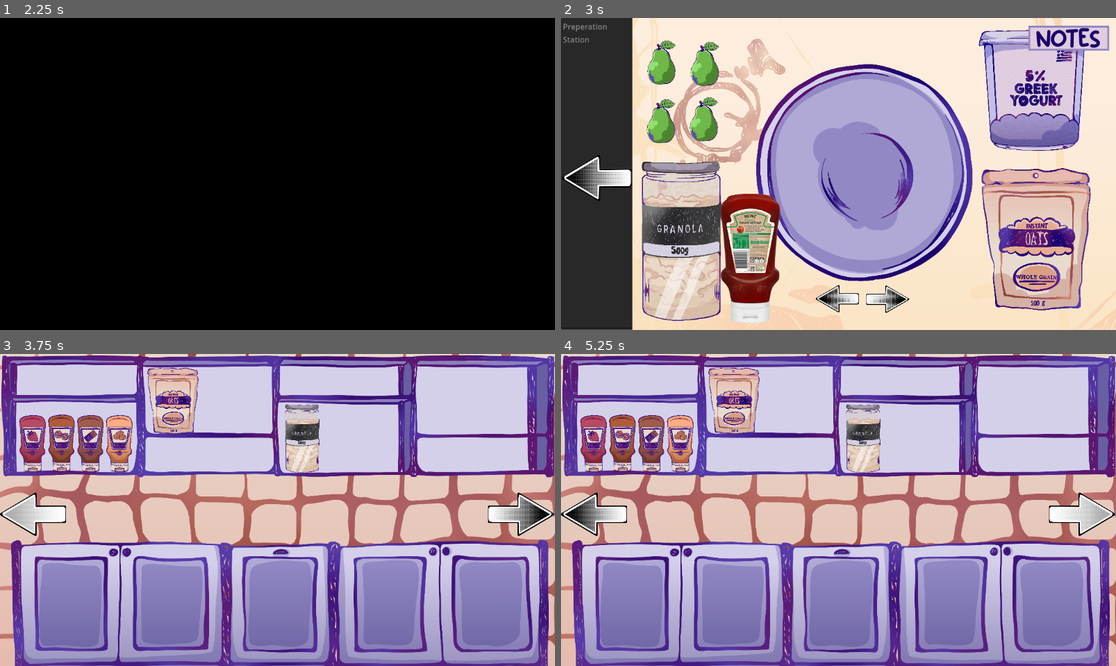
Above: before the commit, frames 1-4 (two rows, left to right).
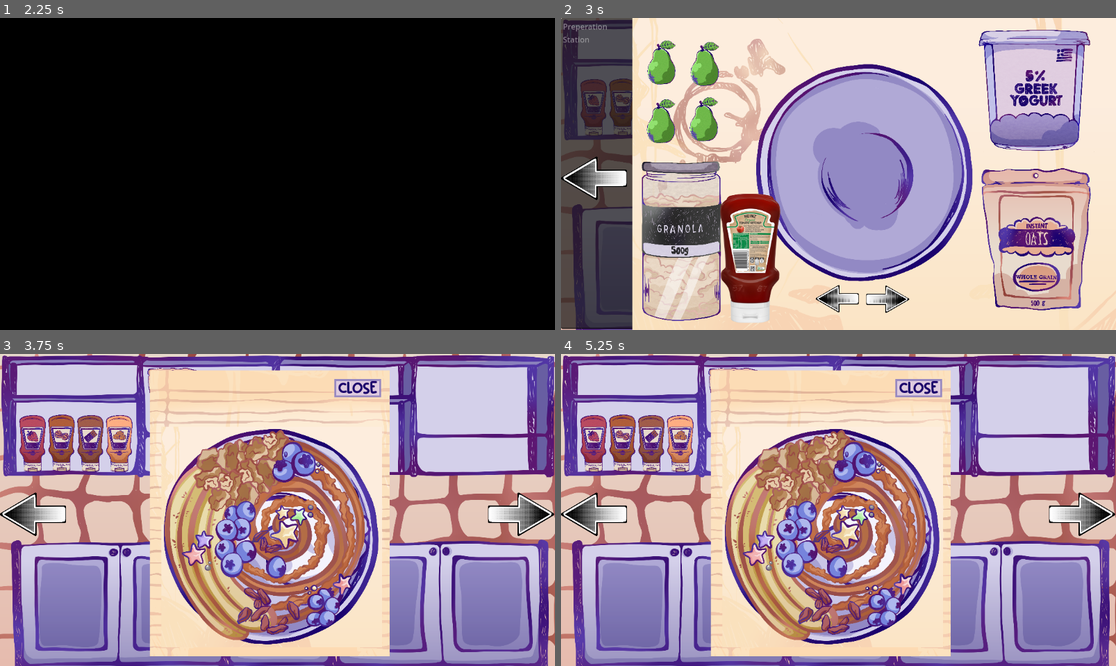
Above: after the commit, the same moments.

Repository: authenticBloodshed/gOATmeal
Game: Godot game, scene res://MainMenu.tscn
Same seed, same stepped clock (60 frames per second), same inputs: the game is played once before the commit and once after it.
Inputs (mouse positions are in pixels of both pictures, inside the frame that each line leads up to; where the layout moved, square brackets give the same spot in the first picture):
- Up to frame 1 (2.25 s): click "START" at 0.5 s; click "START" at 1.25 s; click "START" at 2 s
- Up to frame 2 (3 s): click (1082, 180) at 2.75 s
- Up to frame 3 (3.75 s): click (33, 516) at 3.52 s
- Up to frame 4 (5.25 s): click (594, 516) at 4.25 s; click (1082, 516) [1054, 519] at 5 s

Frame 1 is identical in both runs. In frame 2, 10% of the frame differs, in the area x 0-99%, y 0-100%; in frame 3, 37%; in frame 4, 37%, in the area x 26-100%, y 5-97%.

Commit message:
Button Bug Fixes
Fixed bugs in buttons

Diff:
--- a/Fridge.gd
+++ b/Fridge.gd
@@ -7,9 +7,6 @@
 var hasItem6 = false
 var hasItem7 = false
 var hasItem8 = false
-
-func _on_pantry_button_pressed():
-	get_tree().change_scene_to_file("res://game.tscn")
 
 func _on_item_1_pressed():
 	hasItem1 == true
--- a/Fridge.tscn
+++ b/Fridge.tscn
@@ -1,14 +1,10 @@
-[gd_scene load_steps=10 format=3 uid="uid://dvueuso1kqybe"]
+[gd_scene load_steps=6 format=3 uid="uid://dvueuso1kqybe"]
 
 [ext_resource type="Script" path="res://Fridge.gd" id="1_12d5g"]
-[ext_resource type="Texture2D" uid="uid://dbynhogc1sr6y" path="res://ArrowUnselected.png" id="2_edwff"]
-[ext_resource type="Texture2D" uid="uid://bu3bijha23vjn" path="res://ArrowClick.png" id="3_vp5a0"]
 [ext_resource type="Texture2D" uid="uid://cijb85w87ixut" path="res://Fridge.jpg" id="3_xff3q"]
-[ext_resource type="Texture2D" uid="uid://dgy2dputb4r37" path="res://ArrowHover.png" id="4_7beto"]
 [ext_resource type="AudioStream" uid="uid://de83sj2no0dya" path="res://562294-colorscrimsontears-click_mRrswwXk.wav" id="4_8qtko"]
 [ext_resource type="Texture2D" uid="uid://cnoa6ywxd7302" path="res://pear.png" id="6_f03ql"]
 [ext_resource type="Texture2D" uid="uid://ckm8in6xo576k" path="res://Fridge2.png" id="6_tojyv"]
-[ext_resource type="PackedScene" uid="uid://cymwnfrhohpeu" path="res://NewNotebook.tscn" id="9_lsfhm"]
 
 [node name="Fridge" type="Node2D"]
 script = ExtResource("1_12d5g")
@@ -18,17 +14,6 @@
 offset_bottom = 652.0
 text = "Fridge Placeholder"
 editable = false
-
-[node name="PantryButton" type="TextureButton" parent="."]
-offset_left = 936.0
-offset_top = 259.0
-offset_right = 1105.0
-offset_bottom = 424.0
-texture_normal = ExtResource("2_edwff")
-texture_pressed = ExtResource("3_vp5a0")
-texture_hover = ExtResource("4_7beto")
-ignore_texture_size = true
-stretch_mode = 0
 
 [node name="FridgePlaceholder" type="Sprite2D" parent="."]
 visible = false
@@ -104,9 +89,6 @@
 offset_bottom = 556.0
 text = "Item"
 
-[node name="NotebookManager" parent="." instance=ExtResource("9_lsfhm")]
-
-[connection signal="pressed" from="PantryButton" to="." method="_on_pantry_button_pressed"]
 [connection signal="pressed" from="Items/Item1" to="." method="_on_item_1_pressed"]
 [connection signal="pressed" from="Items/Item2" to="." method="_on_item_2_pressed"]
 [connection signal="pressed" from="Items/Item3" to="." method="_on_item_3_pressed"]
--- a/PrepStation.gd
+++ b/PrepStation.gd
@@ -5,9 +5,6 @@
 
 func _ready():
 	pass # Replace with function body.
-
-func _on_texture_button_pressed():
-	get_tree().change_scene_to_file("res://game.tscn")
 
 func _input(event):
 	if event is InputEventMouseButton and event.pressed:
@@ -24,8 +21,8 @@
 func update_bowl():
 	if counter == 0:
 		$FinalAssets/Bowl1.show()
-		$FinalAssets/HeartBowl.hide()
-		$FinalAssets/CheckerBowl.hide()
+		$inalAssets/HeartBowl.hide()
+		$inalAssets/CheckerBowl.hide()
 
 	if counter == 1:
 		$FinalAssets/HeartBowl.show()
--- a/PrepStation.tscn
+++ b/PrepStation.tscn
@@ -24,135 +24,128 @@
 [sub_resource type="CircleShape2D" id="CircleShape2D_uy8f1"]
 radius = 160.028
 
-[node name="PrepStation" type="Node2D"]
+[node name="PrepstationManager" type="Node2D"]
+
+[node name="PrepStation" type="Node2D" parent="."]
 script = ExtResource("1_5drbj")
 saus = NodePath("DraggableObjects/Saus")
 
-[node name="TextEdit" type="TextEdit" parent="."]
+[node name="TextEdit" type="TextEdit" parent="PrepStation"]
 offset_right = 1152.0
 offset_bottom = 646.0
 mouse_filter = 2
 text = "Preperation
 Station "
 editable = false
+metadata/_edit_use_anchors_ = true
 
-[node name="TextureButton" type="TextureButton" parent="."]
-offset_top = 257.0
-offset_right = 147.0
-offset_bottom = 411.0
-texture_normal = ExtResource("2_b3ctj")
-texture_pressed = ExtResource("3_o1fpt")
-texture_hover = ExtResource("4_bsost")
-ignore_texture_size = true
-stretch_mode = 0
-flip_h = true
+[node name="FinalAssets" type="Node2D" parent="PrepStation"]
 
-[node name="FinalAssets" type="Node2D" parent="."]
-
-[node name="Countertop" type="Sprite2D" parent="FinalAssets"]
+[node name="Countertop" type="Sprite2D" parent="PrepStation/FinalAssets"]
 position = Vector2(794, 323.562)
 scale = Vector2(0.323125, 0.324563)
 texture = ExtResource("7_lob6u")
 
-[node name="Bowl1" type="Sprite2D" parent="FinalAssets"]
+[node name="Bowl1" type="Sprite2D" parent="PrepStation/FinalAssets"]
 position = Vector2(631, 322)
 scale = Vector2(0.23075, 0.23075)
 texture = ExtResource("7_jvau5")
 
-[node name="HeartBowl" type="Sprite2D" parent="FinalAssets"]
+[node name="HeartBowl" type="Sprite2D" parent="PrepStation/FinalAssets"]
 visible = false
 position = Vector2(631, 313)
 scale = Vector2(0.268625, 0.266125)
 texture = ExtResource("7_3i66u")
 
-[node name="CheckerBowl" type="Sprite2D" parent="FinalAssets"]
+[node name="CheckerBowl" type="Sprite2D" parent="PrepStation/FinalAssets"]
 visible = false
 position = Vector2(630, 322)
 scale = Vector2(0.23, 0.23)
 texture = ExtResource("8_4u2eb")
 
-[node name="Yogurt" type="Sprite2D" parent="FinalAssets"]
+[node name="Yogurt" type="Sprite2D" parent="PrepStation/FinalAssets"]
 visible = false
 position = Vector2(630, 324)
 scale = Vector2(0.2255, 0.2255)
 texture = ExtResource("8_dmfa1")
 
-[node name="OatmealBowl" type="Sprite2D" parent="FinalAssets"]
+[node name="OatmealBowl" type="Sprite2D" parent="PrepStation/FinalAssets"]
 visible = false
 position = Vector2(626, 326)
 scale = Vector2(0.23225, 0.23225)
 texture = ExtResource("9_cb7cn")
 
-[node name="Area2D" type="Area2D" parent="FinalAssets"]
+[node name="Area2D" type="Area2D" parent="PrepStation/FinalAssets"]
 
-[node name="BowlCollission" type="CollisionShape2D" parent="FinalAssets/Area2D"]
+[node name="BowlCollission" type="CollisionShape2D" parent="PrepStation/FinalAssets/Area2D"]
 position = Vector2(633, 320)
 shape = SubResource("CircleShape2D_uy8f1")
 debug_color = Color(0.666667, 0.509804, 0, 0.419608)
 
-[node name="CharacterBody2D" type="CharacterBody2D" parent="FinalAssets/Area2D/BowlCollission"]
+[node name="CharacterBody2D" type="CharacterBody2D" parent="PrepStation/FinalAssets/Area2D/BowlCollission"]
 position = Vector2(-633, -320)
 
-[node name="DraggableObjects" type="Node2D" parent="."]
+[node name="DraggableObjects" type="Node2D" parent="PrepStation"]
 
-[node name="DraggableObject" parent="DraggableObjects" instance=ExtResource("8_fgw3y")]
+[node name="DraggableObject" parent="PrepStation/DraggableObjects" instance=ExtResource("8_fgw3y")]
 position = Vector2(211, 215)
 
-[node name="DraggableObject2" parent="DraggableObjects" instance=ExtResource("8_fgw3y")]
+[node name="DraggableObject2" parent="PrepStation/DraggableObjects" instance=ExtResource("8_fgw3y")]
 position = Vector2(300, 211)
 
-[node name="DraggableObject3" parent="DraggableObjects" instance=ExtResource("8_fgw3y")]
+[node name="DraggableObject3" parent="PrepStation/DraggableObjects" instance=ExtResource("8_fgw3y")]
 position = Vector2(212, 93)
 
-[node name="DraggableObject4" parent="DraggableObjects" instance=ExtResource("8_fgw3y")]
+[node name="DraggableObject4" parent="PrepStation/DraggableObjects" instance=ExtResource("8_fgw3y")]
 position = Vector2(302, 96)
 
-[node name="DragItem" parent="DraggableObjects" instance=ExtResource("10_mer3u")]
+[node name="DragItem" parent="PrepStation/DraggableObjects" instance=ExtResource("10_mer3u")]
 position = Vector2(982, 148)
 scale = Vector2(0.13, 0.13)
 targetPath = NodePath("../../FinalAssets/Yogurt")
 
-[node name="PlaceSound2" type="AudioStreamPlayer2D" parent="DraggableObjects/DragItem"]
+[node name="PlaceSound2" type="AudioStreamPlayer2D" parent="PrepStation/DraggableObjects/DragItem"]
 position = Vector2(-7553.85, -1138.46)
 scale = Vector2(7.69231, 7.69231)
 stream = ExtResource("14_huhej")
 volume_db = 10.0
 
-[node name="ClickSound" type="AudioStreamPlayer2D" parent="DraggableObjects"]
+[node name="ClickSound" type="AudioStreamPlayer2D" parent="PrepStation/DraggableObjects"]
 stream = ExtResource("5_liu57")
 volume_db = 10.0
 
-[node name="DragOatmeal" parent="DraggableObjects" instance=ExtResource("13_u64xb")]
+[node name="DragOatmeal" parent="PrepStation/DraggableObjects" instance=ExtResource("13_u64xb")]
 position = Vector2(984, 459)
 scale = Vector2(0.15, 0.15)
 targetPath = NodePath("../../FinalAssets/OatmealBowl")
 
-[node name="GranolaBox" parent="DraggableObjects" instance=ExtResource("16_qnom6")]
+[node name="GranolaBox" parent="PrepStation/DraggableObjects" instance=ExtResource("16_qnom6")]
 position = Vector2(251, 466)
 scale = Vector2(0.175, 0.175)
 
-[node name="Saus" parent="DraggableObjects" instance=ExtResource("17_3tge8")]
+[node name="Saus" parent="PrepStation/DraggableObjects" instance=ExtResource("17_3tge8")]
 position = Vector2(393, 499)
 scale = Vector2(0.525, 0.525)
 
-[node name="PlaceholderAssets" type="Node2D" parent="."]
+[node name="PlaceholderAssets" type="Node2D" parent="PrepStation"]
 visible = false
 
-[node name="CounterPlaceholder" type="Sprite2D" parent="PlaceholderAssets"]
+[node name="CounterPlaceholder" type="Sprite2D" parent="PrepStation/PlaceholderAssets"]
 visible = false
 position = Vector2(649.5, 322.5)
 scale = Vector2(1.19643, 1.79722)
 texture = ExtResource("3_iwkko")
 
-[node name="YogurtPlaceholder" type="Sprite2D" parent="PlaceholderAssets"]
+[node name="YogurtPlaceholder" type="Sprite2D" parent="PrepStation/PlaceholderAssets"]
 visible = false
 position = Vector2(623, 322)
 scale = Vector2(0.810357, 0.774643)
 texture = ExtResource("4_21818")
 
-[node name="NotebookManager" parent="." instance=ExtResource("17_u1xj1")]
+[node name="NotebookManager" parent="PrepStation" instance=ExtResource("17_u1xj1")]
+visible = false
 
-[node name="NextBowlButton" type="TextureButton" parent="."]
+[node name="NextBowlButton" type="TextureButton" parent="PrepStation"]
 offset_left = 633.0
 offset_top = 540.0
 offset_right = 1197.0
@@ -161,8 +154,9 @@
 texture_normal = ExtResource("2_b3ctj")
 texture_pressed = ExtResource("3_o1fpt")
 texture_hover = ExtResource("4_bsost")
+metadata/_edit_use_anchors_ = true
 
-[node name="PreviousBowlButton" type="TextureButton" parent="."]
+[node name="PreviousBowlButton" type="TextureButton" parent="PrepStation"]
 offset_left = 528.0
 offset_top = 539.0
 offset_right = 1092.0
@@ -172,9 +166,9 @@
 texture_pressed = ExtResource("3_o1fpt")
 texture_hover = ExtResource("4_bsost")
 flip_h = true
+metadata/_edit_use_anchors_ = true
 
-[connection signal="pressed" from="TextureButton" to="." method="_on_texture_button_pressed"]
-[connection signal="area_entered" from="FinalAssets/Area2D" to="." method="_on_area_2d_area_entered"]
-[connection signal="body_entered" from="FinalAssets/Area2D" to="." method="_on_area_2d_body_entered"]
-[connection signal="pressed" from="NextBowlButton" to="." method="_on_next_bowl_button_pressed"]
-[connection signal="pressed" from="PreviousBowlButton" to="." method="_on_previous_bowl_button_pressed"]
+[connection signal="area_entered" from="PrepStation/FinalAssets/Area2D" to="PrepStation" method="_on_area_2d_area_entered"]
+[connection signal="body_entered" from="PrepStation/FinalAssets/Area2D" to="PrepStation" method="_on_area_2d_body_entered"]
+[connection signal="pressed" from="PrepStation/NextBowlButton" to="PrepStation" method="_on_next_bowl_button_pressed"]
+[connection signal="pressed" from="PrepStation/PreviousBowlButton" to="PrepStation" method="_on_previous_bowl_button_pressed"]
--- a/game.gd
+++ b/game.gd
@@ -15,12 +15,27 @@
 	$NotebookManager.show()
 
 func _on_prep_station_button_pressed():
-	get_tree().change_scene_to_file("res://PrepStation.tscn")
-
+	$PrepStation.show()
+	$KitchenButton.show()
+	$FridgeButton.hide()
+	$FridgeButton.disabled = true
+	$FridgeButton.mouse_filter = Control.MOUSE_FILTER_IGNORE
 
 func _on_fridge_button_pressed():
-	get_tree().change_scene_to_file("res://Fridge.tscn")
+	$Fridge.show()
+	$PantryButton.show()
 
 func _input(event):
 	if event is InputEventMouseButton and event.pressed:
 		$ClickSound.play()
+
+func _on_kitchen_button_pressed():
+	$PrepStation.hide()
+	$KitchenButton.hide()
+	$FridgeButton.show()
+	$FridgeButton.disabled = false
+	$FridgeButton.mouse_filter = Control.MOUSE_FILTER_STOP
+
+func _on_pantry_button_pressed():
+	$PantryButton.hide()
+	$Fridge.hide()
--- a/game.tscn
+++ b/game.tscn
@@ -23,7 +23,9 @@
 [ext_resource type="Texture2D" uid="uid://cl4ane2t12qu2" path="res://Granola.png" id="16_mqdtn"]
 [ext_resource type="Texture2D" uid="uid://ba47p4y5pemp8" path="res://Oatmeal.png" id="17_1x84r"]
 [ext_resource type="Texture2D" uid="uid://bm4ma2yhmahx2" path="res://KitchenCounter.png" id="18_ys6ic"]
+[ext_resource type="PackedScene" uid="uid://dvueuso1kqybe" path="res://Fridge.tscn" id="24_5s72y"]
 [ext_resource type="Texture2D" uid="uid://bvjcl7bq1qeyo" path="res://finalbreakfast.png" id="24_edftf"]
+[ext_resource type="PackedScene" uid="uid://bn7l7abptit80" path="res://PrepStation.tscn" id="24_s7fva"]
 
 [node name="Game" type="Node2D"]
 script = ExtResource("1_ottce")
@@ -145,6 +147,36 @@
 stretch_mode = 0
 flip_h = true
 
+[node name="PrepStation" parent="." instance=ExtResource("24_s7fva")]
+visible = false
+
+[node name="KitchenButton" type="TextureButton" parent="."]
+offset_left = -1.0
+offset_top = 263.0
+offset_right = 138.0
+offset_bottom = 406.0
+texture_normal = ExtResource("5_h2uob")
+texture_pressed = ExtResource("6_lbjtf")
+texture_hover = ExtResource("7_xh6vo")
+ignore_texture_size = true
+stretch_mode = 0
+flip_h = true
+
+[node name="Fridge" parent="." instance=ExtResource("24_5s72y")]
+visible = false
+
+[node name="PantryButton" type="TextureButton" parent="."]
+visible = false
+offset_left = 1012.0
+offset_top = 263.0
+offset_right = 1151.0
+offset_bottom = 406.0
+texture_normal = ExtResource("5_h2uob")
+texture_pressed = ExtResource("6_lbjtf")
+texture_hover = ExtResource("7_xh6vo")
+ignore_texture_size = true
+stretch_mode = 0
+
 [node name="NotebookManager" parent="." instance=ExtResource("9_14vmo")]
 visible = false
 
@@ -156,3 +188,5 @@
 [connection signal="pressed" from="CloseButton" to="CloseButton" method="_on_pressed"]
 [connection signal="pressed" from="PrepStationButton" to="." method="_on_prep_station_button_pressed"]
 [connection signal="pressed" from="FridgeButton" to="." method="_on_fridge_button_pressed"]
+[connection signal="pressed" from="KitchenButton" to="." method="_on_kitchen_button_pressed"]
+[connection signal="pressed" from="PantryButton" to="." method="_on_pantry_button_pressed"]
Not shown: 1 places in game.tscn that only renumber resources
